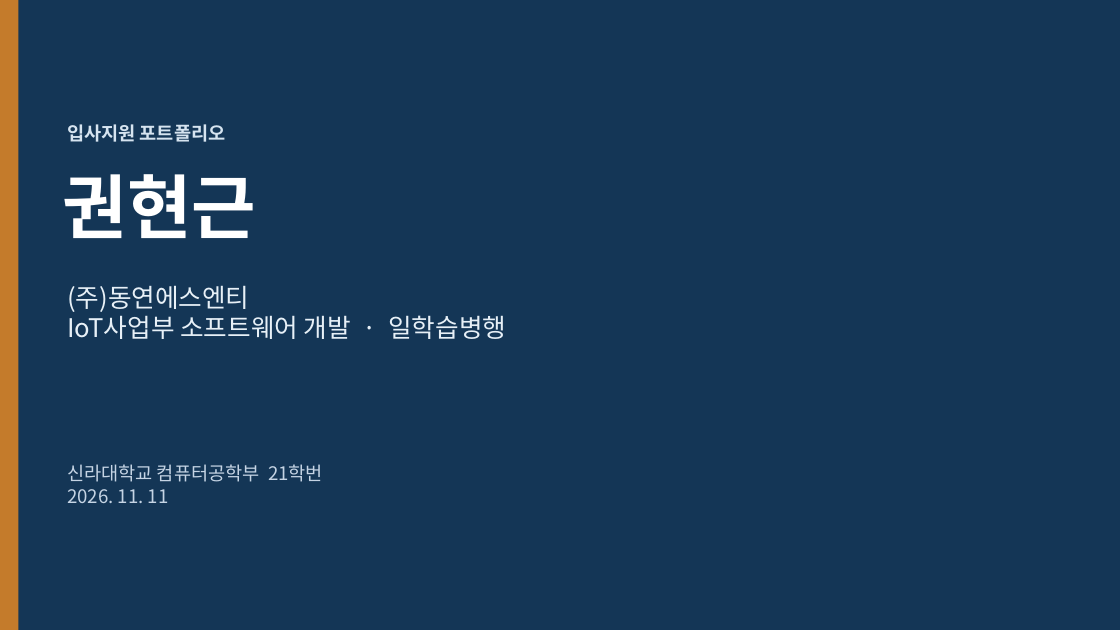
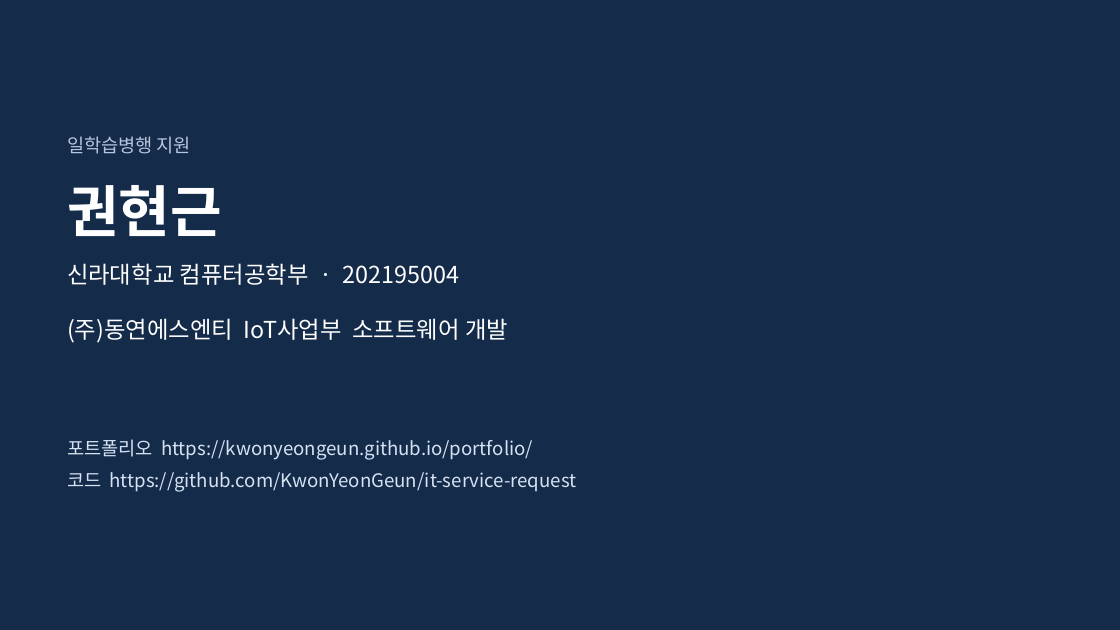
Before and after one commit to KwonYeonGeun/portfolio, a slide deck: slide 1 of 포트폴리오.pptx. Drawn at 1120x630 pixels with LibreOffice and Linux fonts; fonts in the diff are those of the drawing. Boxes give left, top, right and bottom in pixels: in the first picture for what was removed or moved away, otherwise in the second. Text is boxed around its words. In the diff, an @@ line names an element or a change of style, - is before the commit and + after.

```diff
--- a/포트폴리오.pptx
+++ b/포트폴리오.pptx
@@ background #143656 to #FFFFFF @@
@@ rectangle resized from (x1=0, y1=0, x2=18, y2=630) to (x1=0, y1=0, x2=1120, y2=630) @@
@@ rectangle at (x1=0, y1=0, x2=1120, y2=630): fill #C47B2B to #142B4A; shadow on @@
@@ text at (x1=67, y1=136, x2=191, y2=154): text changed; text colour #D6E4F0 to #B7C6DC; bold off @@
-입사지원 포트폴리오
+일학습병행 지원
@@ text "권현근" moved from (x1=63, y1=174, x2=256, y2=238) to (x1=67, y1=185, x2=221, y2=236) @@
@@ text "권현근" at (x1=67, y1=185, x2=221, y2=236): size 60 to 48 pt @@
@@ text at (x1=67, y1=263, x2=460, y2=285): text changed; size 16 to 20 pt; text colour #C5D4E4 to #FFFFFF @@
-신라대학교 컴퓨터공학부 21학번
-2026. 11. 11
+신라대학교 컴퓨터공학부 · 202195004
@@ text at (x1=67, y1=318, x2=508, y2=343): text changed; size 22 to 20 pt; text colour #E7F0F7 to #FFFFFF @@
-(주)동연에스엔티
-IoT사업부 소프트웨어 개발 · 일학습병행
+(주)동연에스엔티 IoT사업부 소프트웨어 개발
@@ text added at (x1=67, y1=439, x2=577, y2=492), 16 pt, text #D5E2F2 @@
+포트폴리오 https://kwonyeongeun.github.io/portfolio/
+코드 https://github.com/KwonYeonGeun/it-service-request
```
Also in this commit, not shown: 10 slides added, 4 slides removed, 2 other files.
